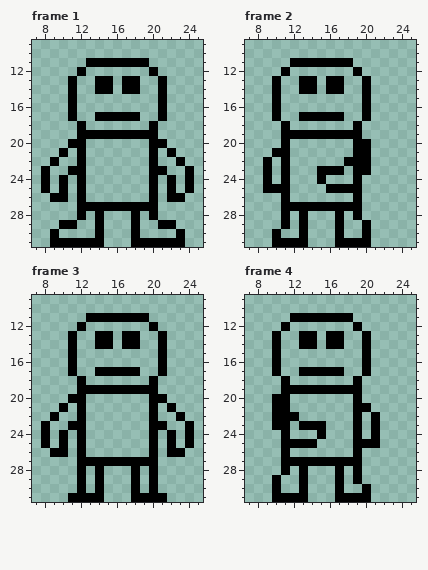
Two versions of one pixel-art file, LD35/impact/media/base.ase. Above: the version before the commit.
32x32 pixels, 5 frames. Shown: frame 1: x 7..25, y 9..31; frame 2: x 7..25, y 9..31; frame 3: x 7..25, y 9..31; frame 4: x 7..25, y 9..31. The commit also changed other frames, which this record leaves out.
New version:
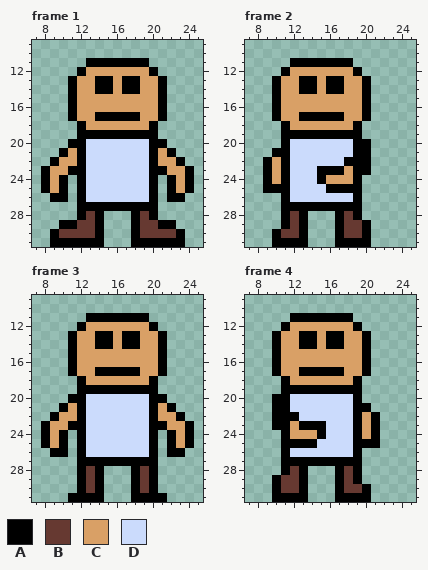
Palette (. is transparent): A #000000  B #663931  C #d9a066  D #cbdbfc
The edit:
Frame 1, layer "Layer 1":
Colour B is added in row 28 at x 13 and 19; in row 29 at x 12 to 13 and 19 to 20; in row 30 at x 10 to 13 and 19 to 22.
Colour C is added in row 12 at x 13 to 19; in rows 13 to 14 at x 12 to 13, 16 and 19 to 20; in rows 15 to 16 at x 12 to 20; in row 17 at x 12 to 13 and 19 to 20; in row 18 at x 13 to 19; in row 21 at x 11 and 21.
Colour C is added in row 22 at x 10 to 11 and 21 to 22; in row 23 at x 9 to 10 and 22 to 23; in rows 24 to 25 at x 9 and 23.
Colour D is added in rows 20 to 26 at x 13 to 19.
Frame 2, layer "Layer 1":
Colour B is added in row 28 at x 12 and 18; in row 29 at x 12 and 18 to 19; in row 30 at x 11 to 12 and 18 to 19.
Colour C is added in row 12 at x 12 to 18; in rows 13 to 14 at x 11 to 12, 15 and 18 to 19; in rows 15 to 16 at x 11 to 19; in row 17 at x 11 to 12 and 18 to 19; in row 18 at x 12 to 18; in row 22 at x 10.
Colour C is added in row 23 at x 10 and 18; in row 24 at x 10 and 16 to 18.
Colour D is added in rows 20 to 21 at x 12 to 18; in row 22 at x 12 to 17; in rows 23 to 24 at x 12 to 14; in row 25 at x 12 to 15; in row 26 at x 12 to 18.
Frame 3, layer "Layer 1":
Colour B is added in rows 28 to 30 at x 13 and 19.
Colour C is added in row 12 at x 13 to 19; in rows 13 to 14 at x 12 to 13, 16 and 19 to 20; in rows 15 to 16 at x 12 to 20; in row 17 at x 12 to 13 and 19 to 20; in row 18 at x 13 to 19; in row 21 at x 11 and 21.
Colour C is added in row 22 at x 10 to 11 and 21 to 22; in row 23 at x 9 to 10 and 22 to 23; in rows 24 to 25 at x 9 and 23.
Colour D is added in rows 20 to 26 at x 13 to 19.
Frame 4, layer "Layer 1":
Colour B is added in row 28 at x 12 and 18; in row 29 at x 11 to 12 and 18; in row 30 at x 11 to 12 and 18 to 19.
Colour C is added in row 12 at x 12 to 18; in rows 13 to 14 at x 11 to 12, 15 and 18 to 19; in rows 15 to 16 at x 11 to 19; in row 17 at x 11 to 12 and 18 to 19; in row 18 at x 12 to 18; in row 22 at x 20.
Colour C is added in row 23 at x 12 and 20; in row 24 at x 12 to 14 and 20.
Colour D is added in rows 20 to 21 at x 12 to 18; in row 22 at x 13 to 18; in rows 23 to 24 at x 16 to 18; in row 25 at x 15 to 18; in row 26 at x 12 to 18.
